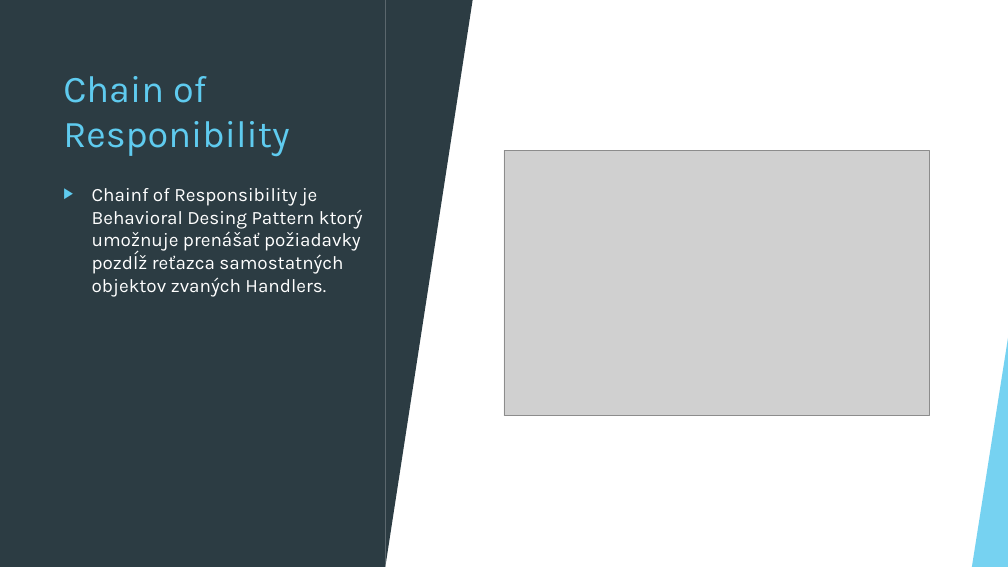
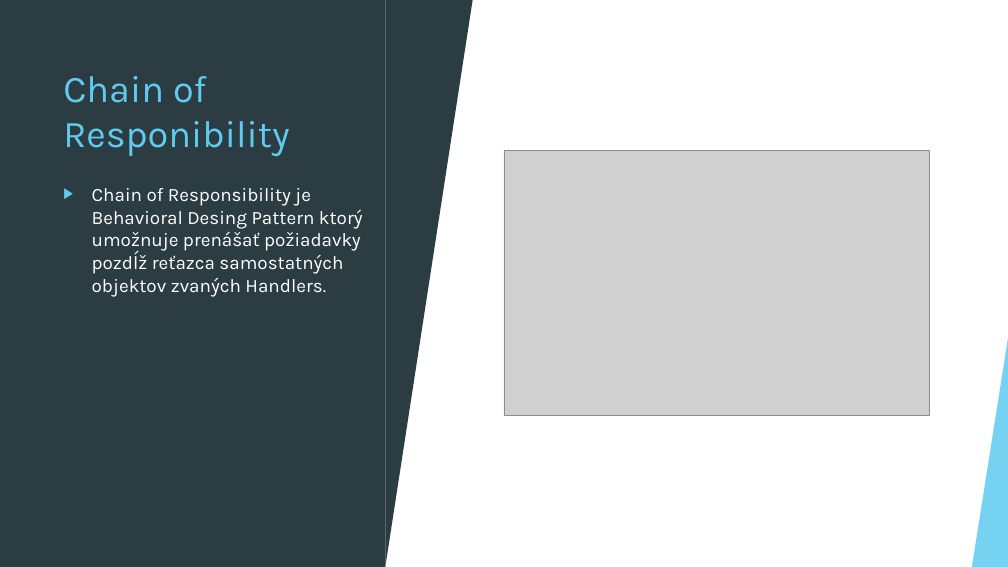
Before and after one commit to Rokulus/ASOS_prezentacia3, a slide deck: slide 6 of Behavioral_Design_Patterns.pptx (slide 4 before the commit). Drawn at 1008x567 pixels with LibreOffice and Linux fonts; fonts in the diff are those of the drawing; grey boxes stand for pictures. Boxes give left, top, right and bottom in pixels: in the first picture for what was removed or moved away, otherwise in the second. Text is boxed around its words. In the diff, an @@ line names an element or a change of style, - is before the commit and + after.

Commit message:
docs: update design patterns introduction

```diff
--- a/Behavioral_Design_Patterns.pptx
+++ b/Behavioral_Design_Patterns.pptx
@@ text at (92, 188, 363, 297): text changed @@
-▶ Chainf of Responsibility je Behavioral Desing Pattern ktorý umožnuje prenášať požiadavky pozdĺž reťazca samostatných objektov zvaných Handlers.
+▶ Chain of Responsibility je Behavioral Desing Pattern ktorý umožnuje prenášať požiadavky pozdĺž reťazca samostatných objektov zvaných Handlers.
```
Also in this commit, not shown: 2 other slides changed, 2 slides added.
